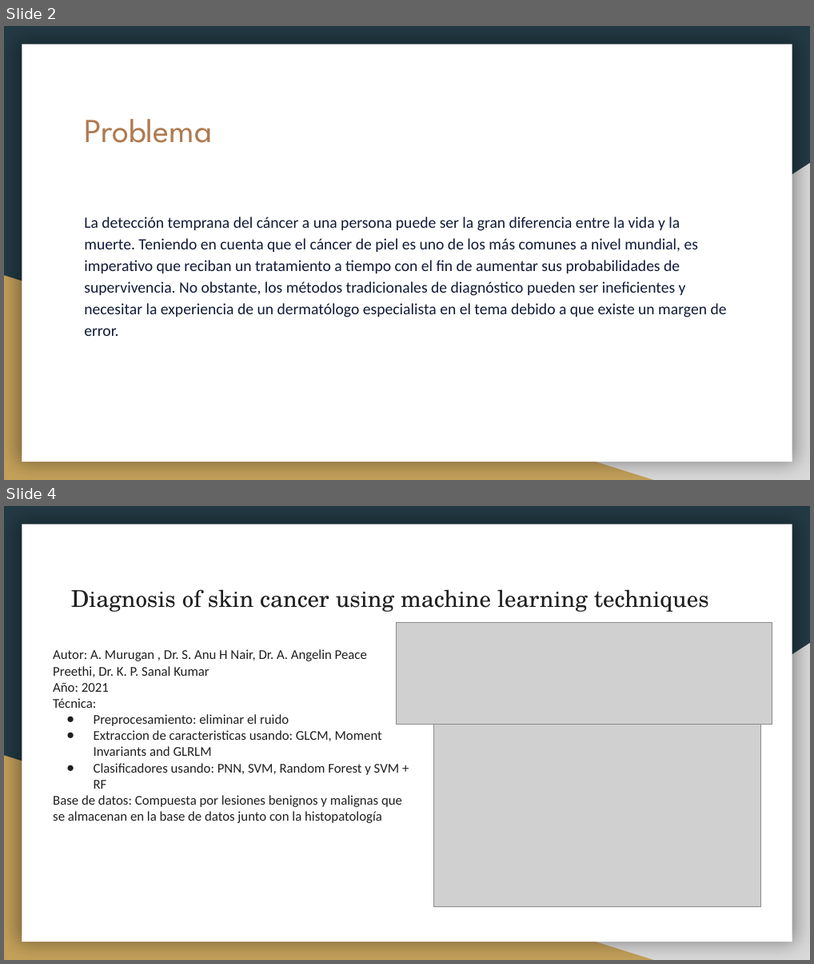
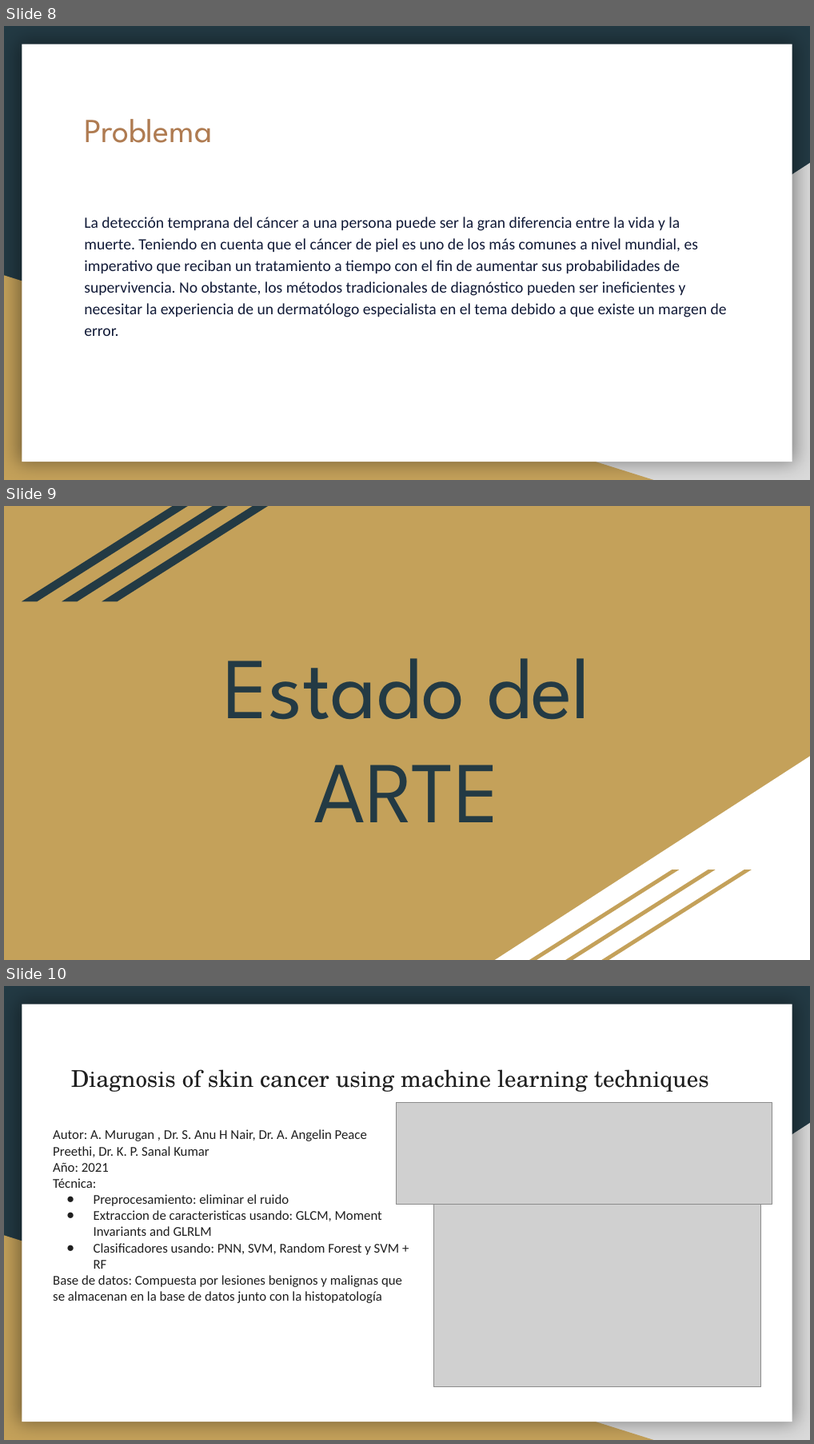
Before and after one commit to ElizabethCast23/Proyecto-Tesis, a slide deck: Tesis.pptx. Shown one above the other, each under a label of ours: slides 2 and 4 before the commit, slides 8, 9 and 10 after it; the slides between them are not shown. The pictures are 814x964 and 814x1444 pixels, drawn with LibreOffice and Linux fonts; fonts in the diff are those of the drawing; grey boxes stand for pictures. Boxes give left, top, right and bottom in pixels: in the first picture for what was removed or moved away, otherwise in the second. Text is boxed around its words. In the diff, an @@ line names an element or a change of style, - is before the commit and + after.

```diff
--- a/Tesis.pptx
+++ b/Tesis.pptx
@@ slide 9 added at box(4, 506, 810, 960), background #C4A15A @@
@@ parallelogram added at box(22, 506, 188, 601), fill #233A44 @@
@@ parallelogram added at box(62, 506, 227, 601), fill #233A44 @@
@@ parallelogram added at box(102, 506, 268, 601), fill #233A44 @@
@@ title added at box(223, 658, 591, 822), 77.4 pt, text #233A44 @@
+Estado del ARTE
@@ right triangle added at box(495, 756, 810, 960), fill #FFFFFF @@
@@ parallelogram added at box(530, 870, 680, 960), fill #C4A15A @@
@@ parallelogram added at box(566, 870, 716, 960), fill #C4A15A @@
@@ parallelogram added at box(602, 870, 751, 960), fill #C4A15A @@
@@ what was slide 2 is now slide 8 @@
@@ what was slide 4 is now slide 10 @@
```
Also in this commit, not shown: 1 slide changed, 11 other slides added, 2 slides removed, 24 other files.
